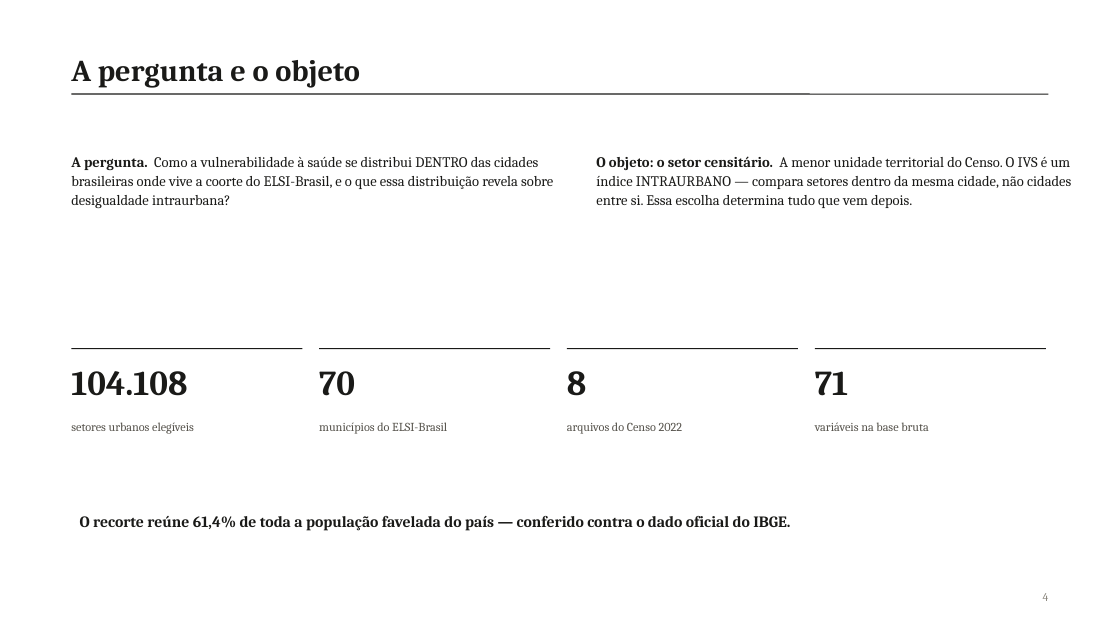
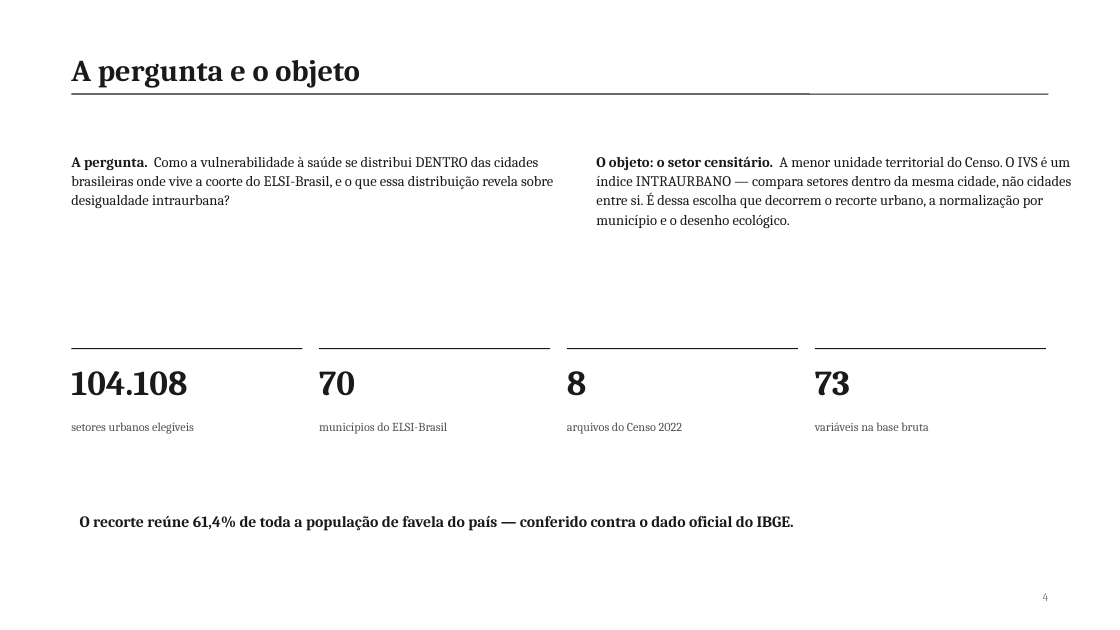
Before and after one commit to pedrinndias/Projeto_IVS_Censo, a slide deck: slide 3 of docs/Apresentacoes_IVS/historico/2026-08-21_EDA_Central_1a_rodada.pptx (slide 4 before the commit). Drawn at 1120x630 pixels with LibreOffice and Linux fonts; fonts in the diff are those of the drawing. Boxes give left, top, right and bottom in pixels: in the first picture for what was removed or moved away, otherwise in the second. Text is boxed around its words. In the diff, an @@ line names an element or a change of style, - is before the commit and + after.

```diff
--- a/docs/Apresentacoes_IVS/historico/2026-08-21_EDA_Central_1a_rodada.pptx
+++ b/docs/Apresentacoes_IVS/historico/2026-08-21_EDA_Central_1a_rodada.pptx
@@ text at [596, 156, 1071, 228]: text changed @@
-O objeto: o setor censitário. A menor unidade territorial do Censo. O IVS é um índice INTRAURBANO — compara setores dentro da mesma cidade, não cidades entre si. Essa escolha determina tudo que vem depois.
+O objeto: o setor censitário. A menor unidade territorial do Censo. O IVS é um índice INTRAURBANO — compara setores dentro da mesma cidade, não cidades entre si. É dessa escolha que decorrem o recorte urbano, a normalização por município e o desenho ecológico.
@@ text at [815, 371, 850, 396]: text changed @@
-71
+73
@@ text at [80, 516, 794, 531]: text changed @@
-O recorte reúne 61,4% de toda a população favelada do país — conferido contra o dado oficial do IBGE.
+O recorte reúne 61,4% de toda a população de favela do país — conferido contra o dado oficial do IBGE.
```
Also in this commit, not shown: 26 other slides changed, 7 slides removed, 3 other files.
